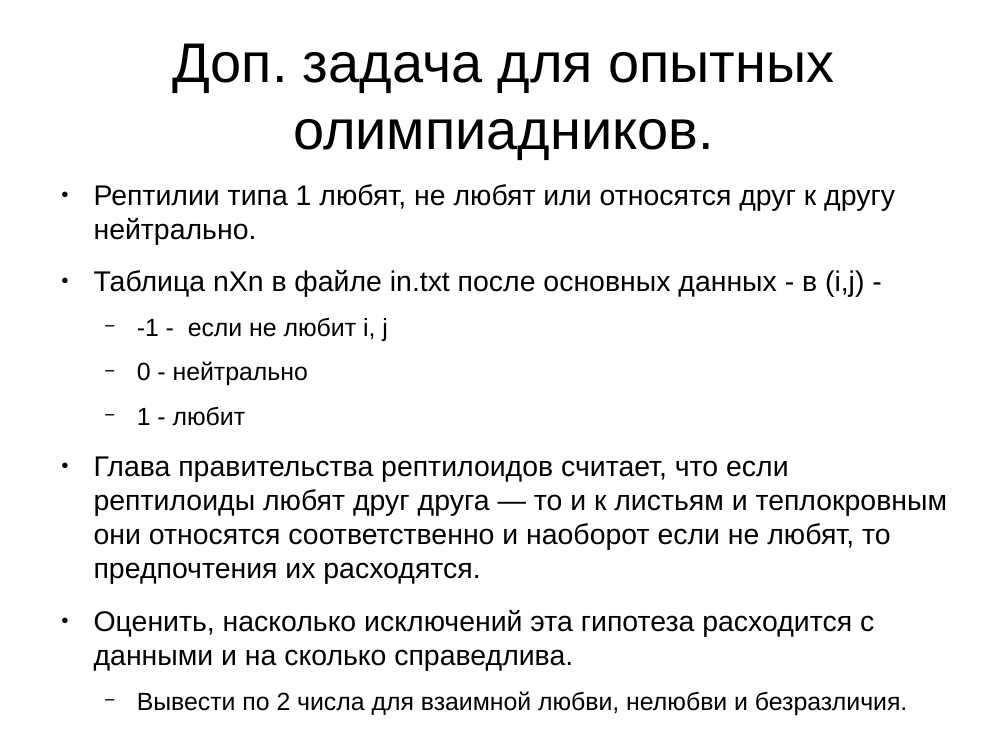
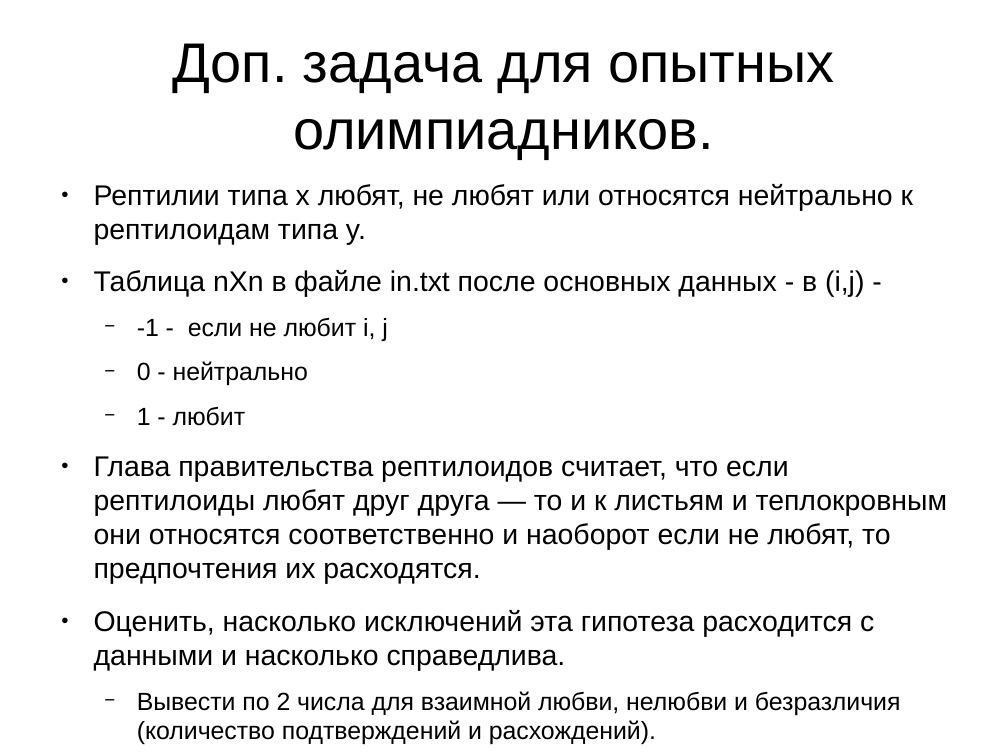
Before and after one commit to gritsulyak/School, a slide deck: slide 9 of 4/reptiloids.odp. Drawn at 1008x756 pixels with LibreOffice and Linux fonts; fonts in the diff are those of the drawing. Boxes give left, top, right and bottom in pixels: in the first picture for what was removed or moved away, otherwise in the second. Text is boxed around its words. In the diff, an @@ line names an element or a change of style, - is before the commit and + after.

```diff
--- a/4/reptiloids.odp
+++ b/4/reptiloids.odp
@@ text at (x1=94, y1=184, x2=913, y2=245): text changed @@
-● Рептилии типа 1 любят, не любят или относятся друг к другу нейтрально.
+● Рептилии типа x любят, не любят или относятся нейтрально к рептилоидам типа y.
@@ text at (x1=94, y1=610, x2=901, y2=744): text changed; size 22.4 to 19.6 pt @@
-● Оценить, насколько исключений эта гипотеза расходится с данными и на сколько справедлива.
-  − Вывести по 2 числа для взаимной любви, нелюбви и безразличия.
+● Оценить, насколько исключений эта гипотеза расходится с данными и насколько справедлива.
+  − Вывести по 2 числа для взаимной любви, нелюбви и безразличия (количество подтверждений и расхождений).
```
Also in this commit, not shown: 3 other slides changed, 1 slide added, 3 other files.
